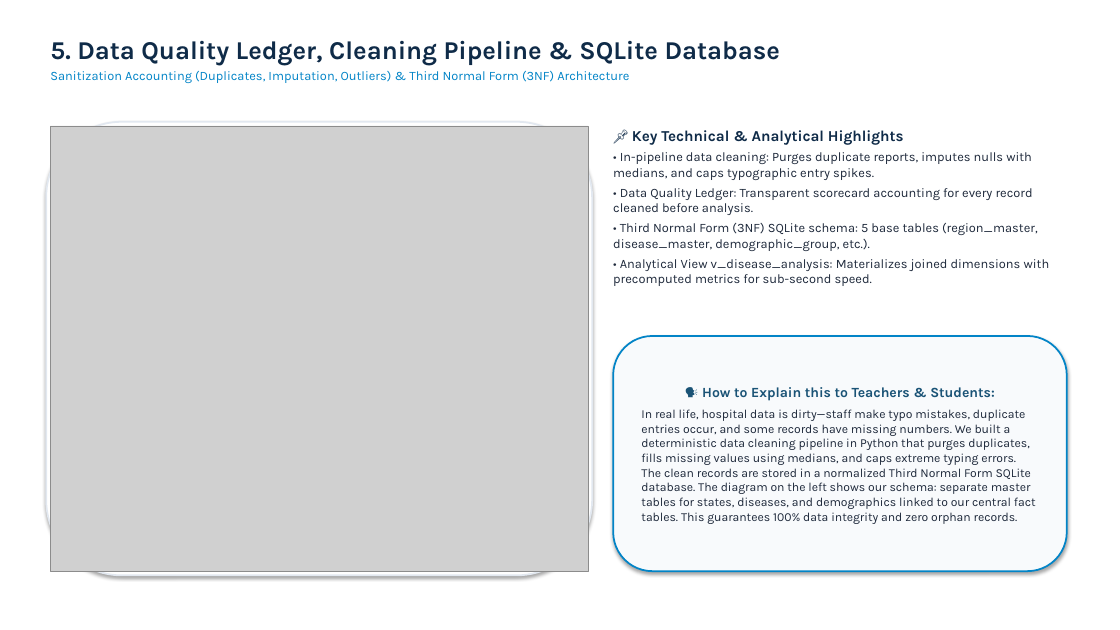
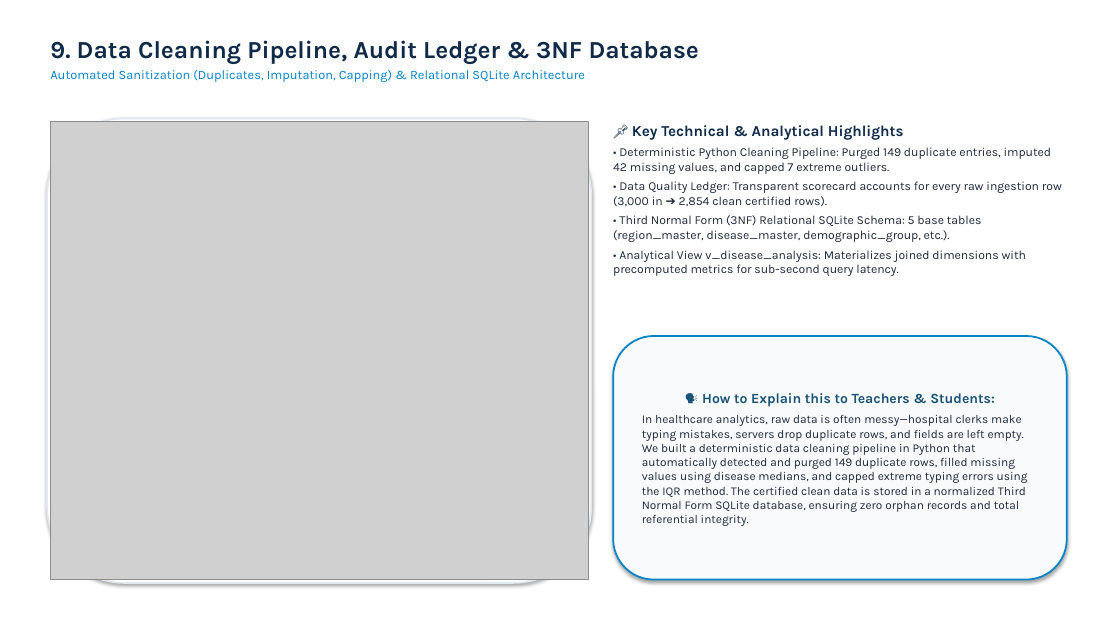
Before and after one commit to Argjain/2500320140031-disease-trend-analysis., a slide deck: slide 10 of docs/18_ArgJain_DiseaseTrendAnalysis_Presentation.pptx (slide 6 before the commit). Drawn at 1120x630 pixels with LibreOffice and Linux fonts; fonts in the diff are those of the drawing; grey boxes stand for pictures. Boxes give left, top, right and bottom in pixels: in the first picture for what was removed or moved away, otherwise in the second. Text is boxed around its words. In the diff, an @@ line names an element or a change of style, - is before the commit and + after.

Commit message:
docs: compile high-res project PowerPoint and convert all 18 project documents to certified PDFs

```diff
--- a/docs/18_ArgJain_DiseaseTrendAnalysis_Presentation.pptx
+++ b/docs/18_ArgJain_DiseaseTrendAnalysis_Presentation.pptx
@@ text at (x1=50, y1=40, x2=699, y2=82): text changed @@
-5. Data Quality Ledger, Cleaning Pipeline & SQLite Database
-Sanitization Accounting (Duplicates, Imputation, Outliers) & Third Normal Form (3NF) Architecture
+9. Data Cleaning Pipeline, Audit Ledger & 3NF Database
+Automated Sanitization (Duplicates, Imputation, Capping) & Relational SQLite Architecture
@@ rounded rectangle resized from (x1=46, y1=122, x2=592, y2=576) to (x1=47, y1=118, x2=592, y2=583) @@
@@ picture resized from (x1=50, y1=126, x2=588, y2=571) to (x1=50, y1=122, x2=588, y2=580) @@
@@ text at (x1=613, y1=147, x2=1062, y2=276): text changed; size 11 to 10.5 pt @@
-• In-pipeline data cleaning: Purges duplicate reports, imputes nulls with medians, and caps typographic entry spikes.
-• Data Quality Ledger: Transparent scorecard accounting for every record cleaned before analysis.
-• Third Normal Form (3NF) SQLite schema: 5 base tables (region_master, disease_master, demographic_group, etc.).
-• Analytical View v_disease_analysis: Materializes joined dimensions with precomputed metrics for sub-second speed.
+• Deterministic Python Cleaning Pipeline: Purged 149 duplicate entries, imputed 42 missing values, and capped 7 extreme outliers.
+• Data Quality Ledger: Transparent scorecard accounts for every raw ingestion row (3,000 in ➔ 2,854 clean certified rows).
+• Third Normal Form (3NF) Relational SQLite Schema: 5 base tables (region_master, disease_master, demographic_group, etc.).
+• Analytical View v_disease_analysis: Materializes joined dimensions with precomputed metrics for sub-second query latency.
@@ rounded rectangle "🗣️ How to Explain this ..." resized from (x1=613, y1=336, x2=1067, y2=571) to (x1=613, y1=336, x2=1067, y2=580) @@
@@ text in rounded rectangle at (x1=642, y1=415, x2=1028, y2=526): text changed; size 10.5 to 10.2 pt @@
-In real life, hospital data is dirty—staff make typo mistakes, duplicate entries occur, and some records have missing numbers. We built a deterministic data cleaning pipeline in Python that purges duplicates, fills missing values using medians, and caps extreme typing errors. The clean records are stored in a normalized Third Normal Form SQLite database. The diagram on the left shows our schema: separate master tables for states, diseases, and demographics linked to our central fact tables. This guarantees 100% data integrity and zero orphan records.
+In healthcare analytics, raw data is often messy—hospital clerks make typing mistakes, servers drop duplicate rows, and fields are left empty. We built a deterministic data cleaning pipeline in Python that automatically detected and purged 149 duplicate rows, filled missing values using disease medians, and capped extreme typing errors using the IQR method. The certified clean data is stored in a normalized Third Normal Form SQLite database, ensuring zero orphan records and total referential integrity.
```
Also in this commit, not shown: 6 other slides changed, 7 slides added, 2 slides removed, 25 other files.
